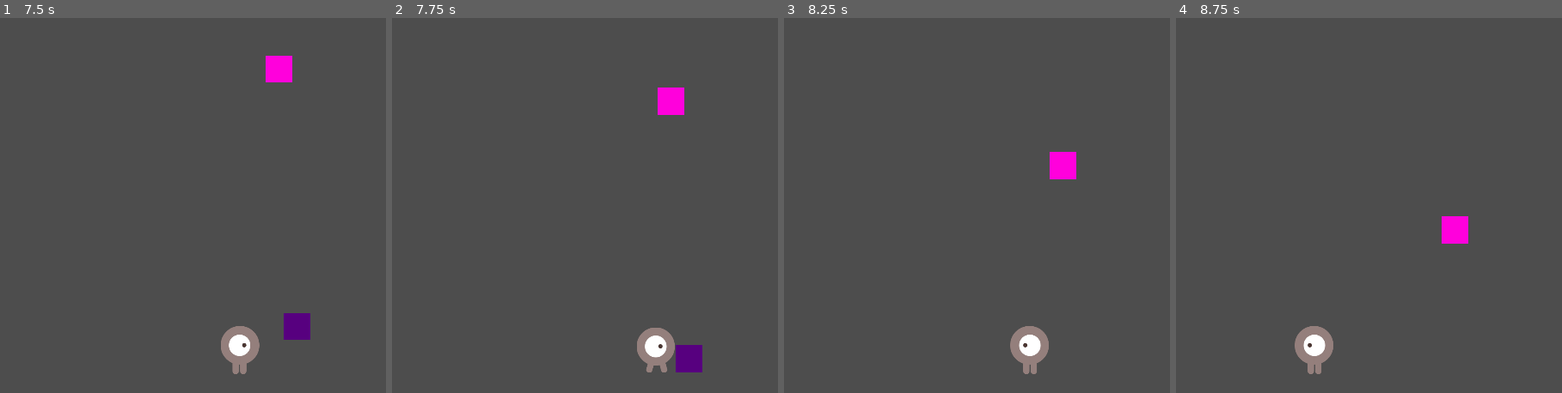
Above: before the commit, frames 1-4 (left to right).
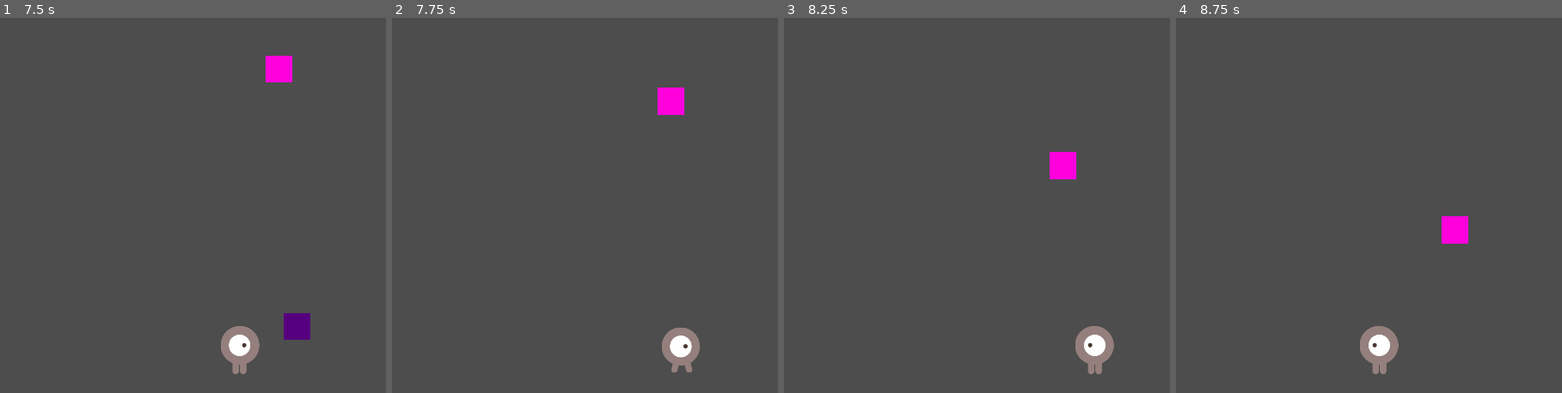
Above: after the commit, the same moments.

Repository: anj0la/BakingFrenzy
Game: Godot game, scene res://scenes/Game.tscn
The game is run twice, just before and just after one commit, with the same random seed, the same clock (stepped at 60 frames per second) and the same inputs. The project has no main scene, so this scene is started directly.
Inputs:
- Up to frame 1 (7.5 s): tap Enter at 0.5 s; hold Right (move_right) 0.53-1.28 s; hold Left (move_left) 1.28-2.03 s; hold Right (move_right) 2.03-3.53 s; hold Left (move_left) 3.53-5.78 s; hold Right (move_right) from 5.78 s (still down)
- Up to frame 2 (7.75 s): keep holding Right (move_right)
- Up to frame 3 (8.25 s): release Right (move_right) at 8.03 s; hold Left (move_left) from 8.03 s (still down)
- Up to frame 4 (8.75 s): keep holding Left (move_left)

Frame 1 is identical in both runs. In frame 2, 1.6% of the frame differs, in the area x 63-81%, y 82-95%; in frame 3, 1.8%, in the area x 58-86%, y 82-95%; in frame 4, 1.8%.

Commit message:
Ingredient is deleted after collision with Player. Increase Area2D collision2d for better detection.

Diff:
--- a/scenes/Player.tscn
+++ b/scenes/Player.tscn
@@ -23,7 +23,7 @@
 height = 136.0
 
 [sub_resource type="CapsuleShape2D" id="CapsuleShape2D_sq8fm"]
-radius = 55.0
+radius = 58.0
 height = 154.0
 
 [node name="Player" type="CharacterBody2D"]
--- a/scripts/Game.gd
+++ b/scripts/Game.gd
@@ -29,6 +29,6 @@
 	$IngredientTimer.start()
 	print('Started ingredient timer.')
 
-
-func _on_player_hit(body) -> void:
-	print(body)
+func _on_player_hit(body: Node2D) -> void:
+	# Remove the collided ingredient from the scene.
+	body.queue_free()
--- a/scripts/Player.gd
+++ b/scripts/Player.gd
@@ -41,4 +41,3 @@
 
 func _on_area_2d_body_entered(body: Node2D) -> void:
 	hit.emit(body)
-	print("HI!")
